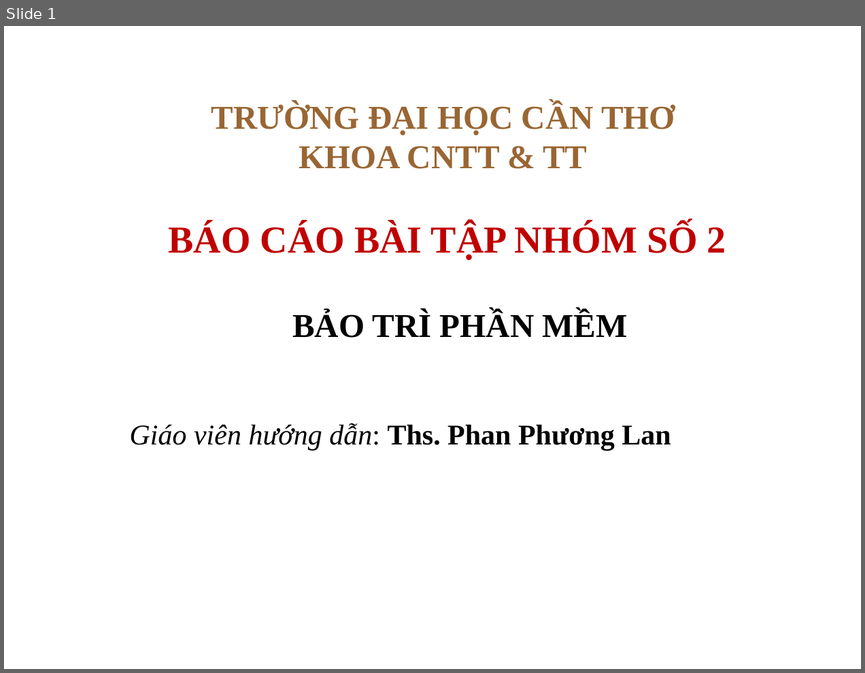
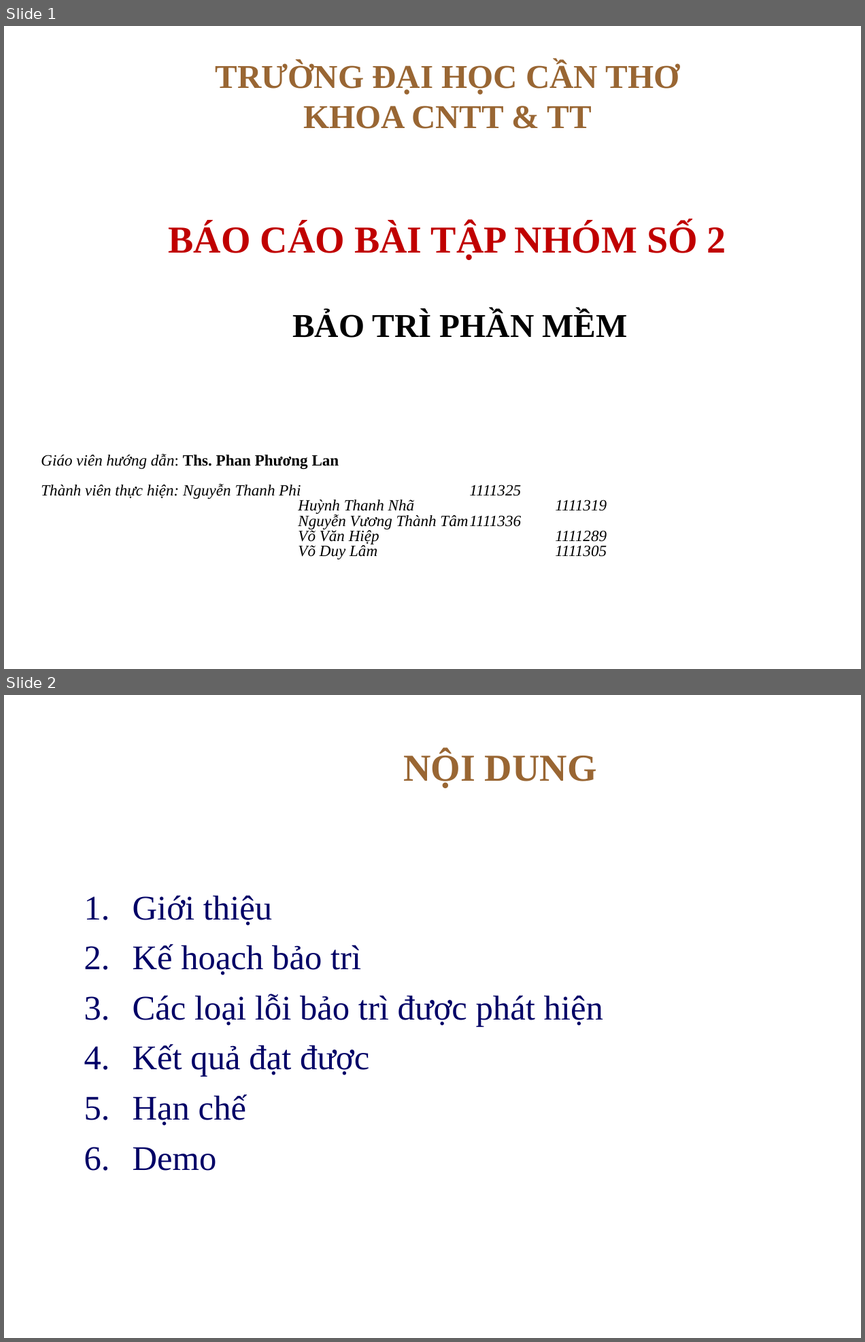
Before and after one commit to thanhphi0127/manager-configuration, a slide deck: doc/baitapso2/NHOM5_BAOCAO_BT2.ppt. Shown one above the other, each under a label of ours: slide 1 before the commit, slides 1 and 2 after it. The pictures are 865x673 and 865x1342 pixels, drawn with LibreOffice and Linux fonts; fonts in the diff are those of the drawing; background and template pictures are left out. Boxes give left, top, right and bottom in pixels: in the first picture for what was removed or moved away, otherwise in the second. Text is boxed around its words. In the diff, an @@ line names an element or a change of style, - is before the commit and + after.

```diff
--- a/doc/baitapso2/NHOM5_BAOCAO_BT2.ppt
+++ b/doc/baitapso2/NHOM5_BAOCAO_BT2.ppt
@@ slide 2 added at [4, 695, 861, 1338], background picture (left out) @@
@@ title added at [403, 751, 597, 787], 32 pt, text #996633, bold @@
+NỘI DUNG
@@ text added at [133, 895, 603, 1170], 29 pt, text #000066 @@
+1. Giới thiệu
+2. Kế hoạch bảo trì
+3. Các loại lỗi bảo trì được phát hiện
+4. Kết quả đạt được
+5. Hạn chế
+6. Demo
@@ slide 1 changed as well @@
@@ title "TRƯỜNG ĐẠI HỌC CẦN THƠ ...": place and size @@
-title "TRƯỜNG ĐẠI HỌC CẦN THƠ ..." at [211, 102, 675, 169]
+title "TRƯỜNG ĐẠI HỌC CẦN THƠ ..." at [215, 62, 680, 129]
@@ text at [41, 454, 339, 469]: size 24 to 13.2 pt in "Giáo viên hướng dẫn: Ths. Phan Phương ..."; alignment centre to left; line spacing 1 to 0.8 @@
@@ text at [41, 484, 606, 559]: paragraphs added @@
+Thành viên thực hiện: Nguyễn Thanh Phi 1111325
+Huỳnh Thanh Nhã 1111319
+Nguyễn Vương Thành Tâm 1111336
+Võ Văn Hiệp 1111289
+Võ Duy Lâm 1111305
```
Also in this commit, not shown: 3 other slides added, 4 slides removed.
